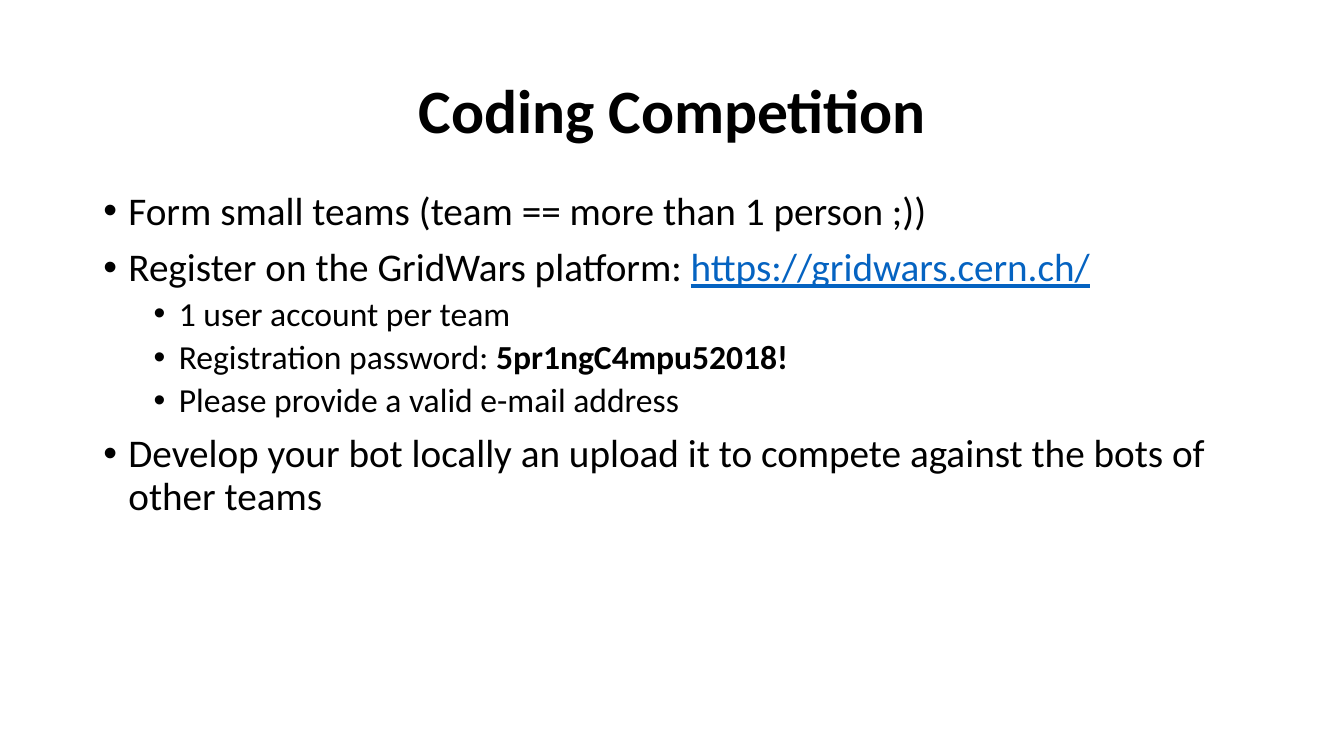
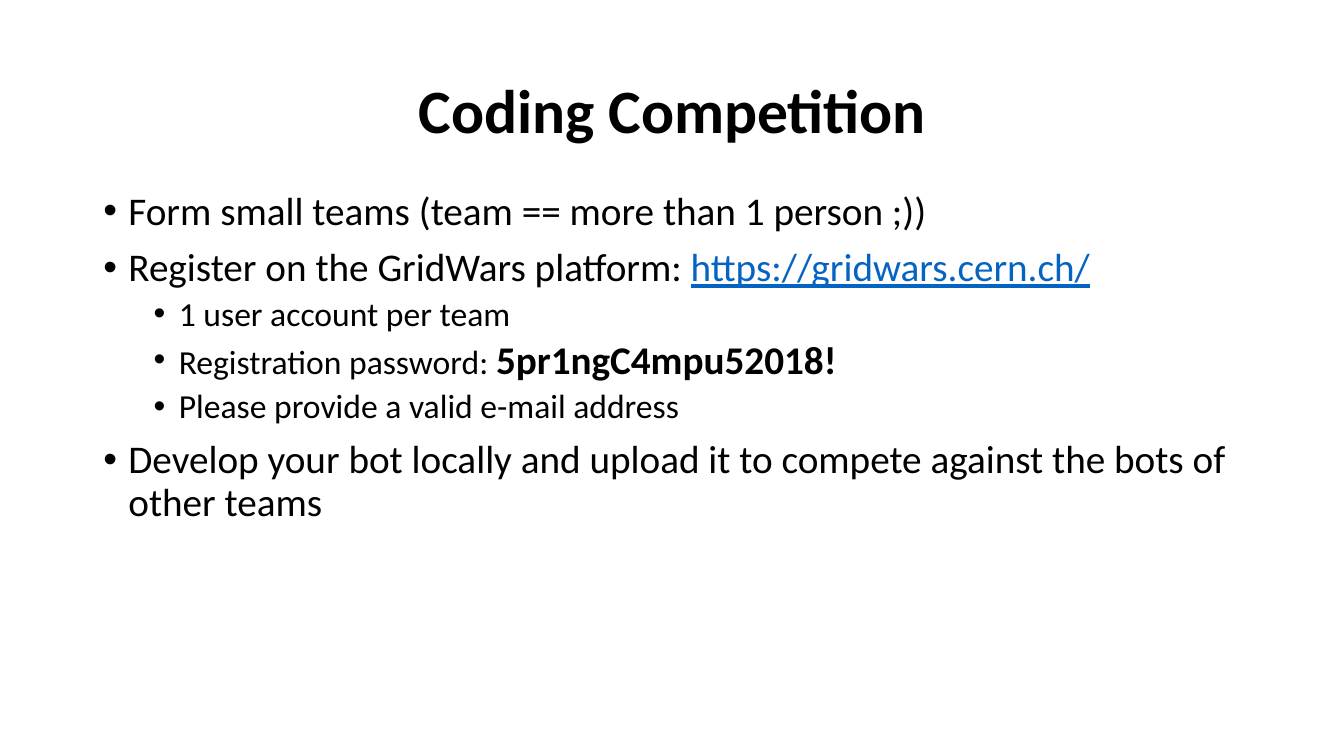
Before and after one commit to dkekel/gridwars, a slide deck: slide 7 of presentation/gridwars-intro-2018.pptx. Drawn at 1344x756 pixels with LibreOffice and Linux fonts; fonts in the diff are those of the drawing. Boxes give left, top, right and bottom in pixels: in the first picture for what was removed or moved away, otherwise in the second. Text is boxed around its words. In the diff, an @@ line names an element or a change of style, - is before the commit and + after.

```diff
--- a/presentation/gridwars-intro-2018.pptx
+++ b/presentation/gridwars-intro-2018.pptx
@@ text at [179, 347, 836, 381]: size 24 to 28 pt in "5pr1ngC4mpu52018!" @@
@@ text at [128, 445, 1226, 517]: text changed @@
-• Develop your bot locally an upload it to compete against the bots of other teams
+• Develop your bot locally and upload it to compete against the bots of other teams
```
Also in this commit, not shown: 2 other slides changed, 4 slides added, 1 slide removed, 6 other files.
